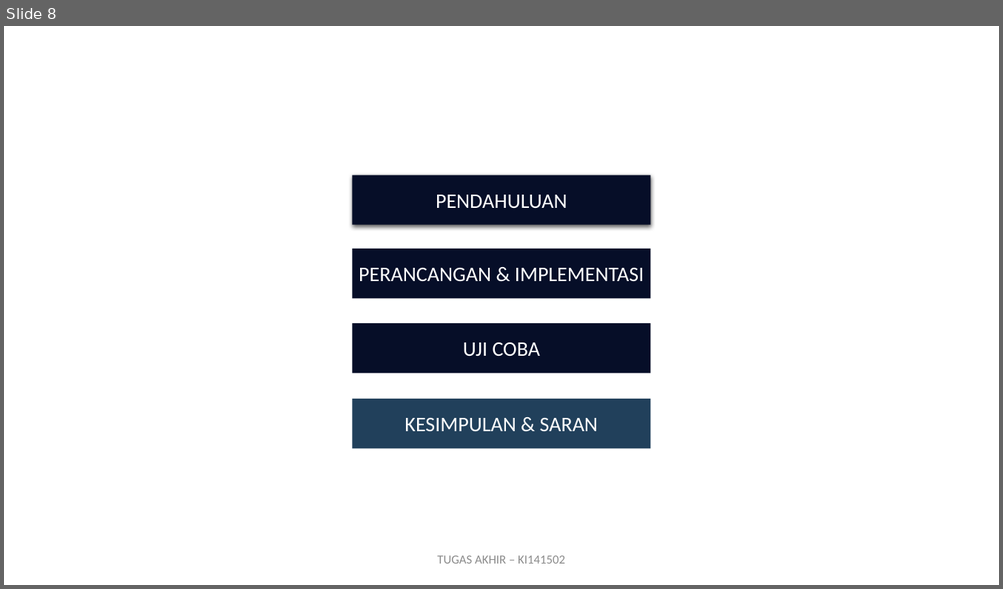
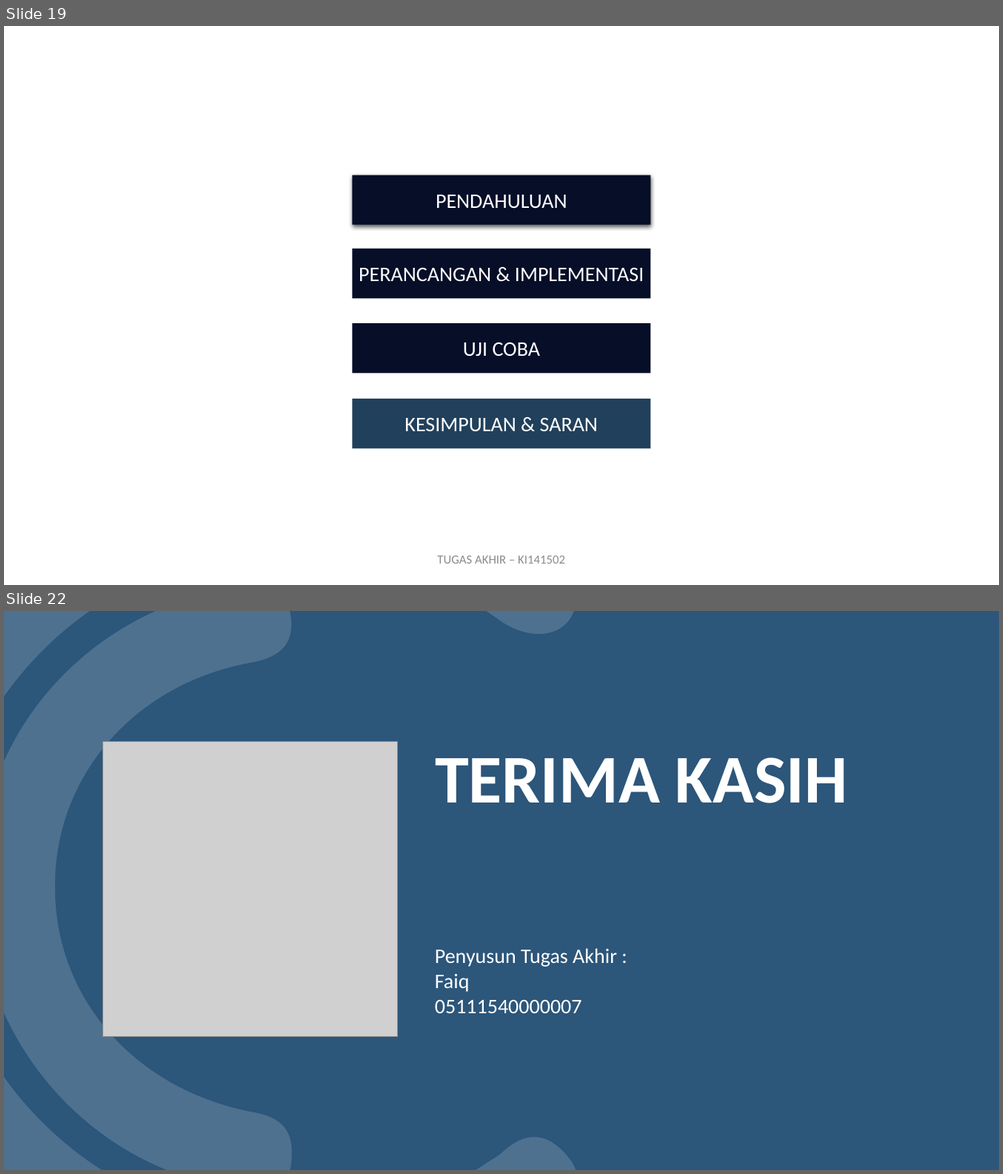
Before and after one commit to karyoutomoo/The-Tree-of-Heroes, a slide deck: 05111540000007-Faiq-Presentasi.pptx. Shown one above the other, each under a label of ours: slide 8 before the commit, slides 19 and 22 after it; the slides between them are not shown. The pictures are 1003x589 and 1003x1174 pixels, drawn with LibreOffice and Linux fonts; fonts in the diff are those of the drawing; grey boxes stand for pictures; background and template pictures are left out. Boxes give left, top, right and bottom in pixels: in the first picture for what was removed or moved away, otherwise in the second. Text is boxed around its words. In the diff, an @@ line names an element or a change of style, - is before the commit and + after.

```diff
--- a/05111540000007-Faiq-Presentasi.pptx
+++ b/05111540000007-Faiq-Presentasi.pptx
@@ slide 22 added at (x1=4, y1=611, x2=999, y2=1170), background #FFFFFF @@
@@ rectangle added at (x1=4, y1=611, x2=999, y2=1170), fill #2C567A @@
@@ freeform shape added at (x1=4, y1=611, x2=590, y2=1170), fill #FFFFFF at 16% opacity @@
@@ freeform shape added at (x1=4, y1=611, x2=296, y2=1170), fill #FFFFFF at 16% opacity @@
@@ rectangle added at (x1=814, y1=637, x2=983, y2=729), fill #2C567A, outline #2C567A 1 pt @@
@@ picture added at (x1=102, y1=741, x2=398, y2=1037) @@
@@ title added at (x1=435, y1=758, x2=848, y2=803), 66 pt, text #FFFFFF, bold @@
+TERIMA KASIH
@@ rectangle added at (x1=498, y1=914, x2=782, y2=1005), fill #2C567A, outline #2C567A 1 pt @@
@@ text added at (x1=435, y1=948, x2=617, y2=1014), 20 pt, text #FFFFFF @@
+Penyusun Tugas Akhir :
+Faiq
+05111540000007
@@ what was slide 8 is now slide 19 @@
```
Also in this commit, not shown: 14 other slides added, 2 slides removed, 13 other files.
